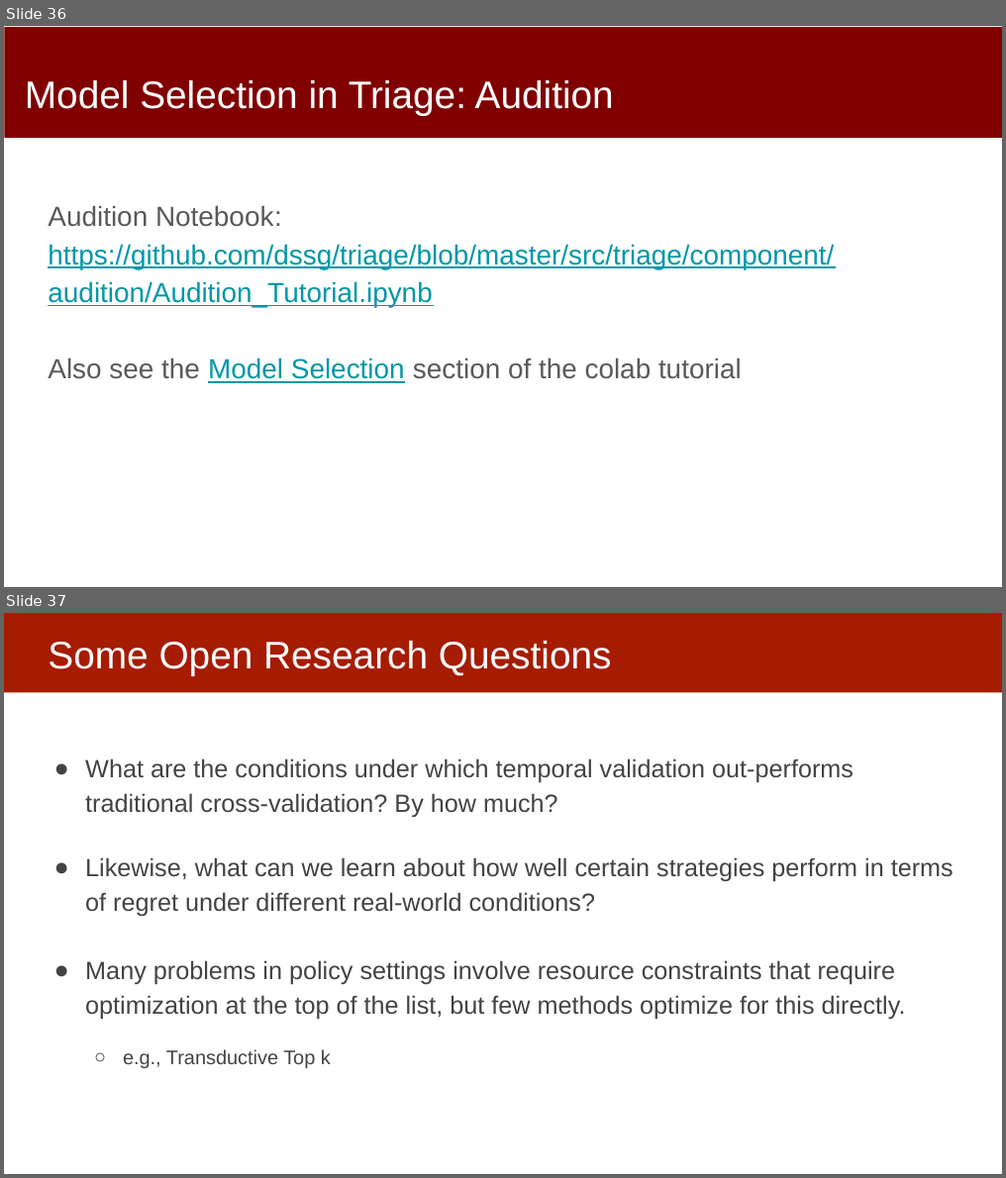
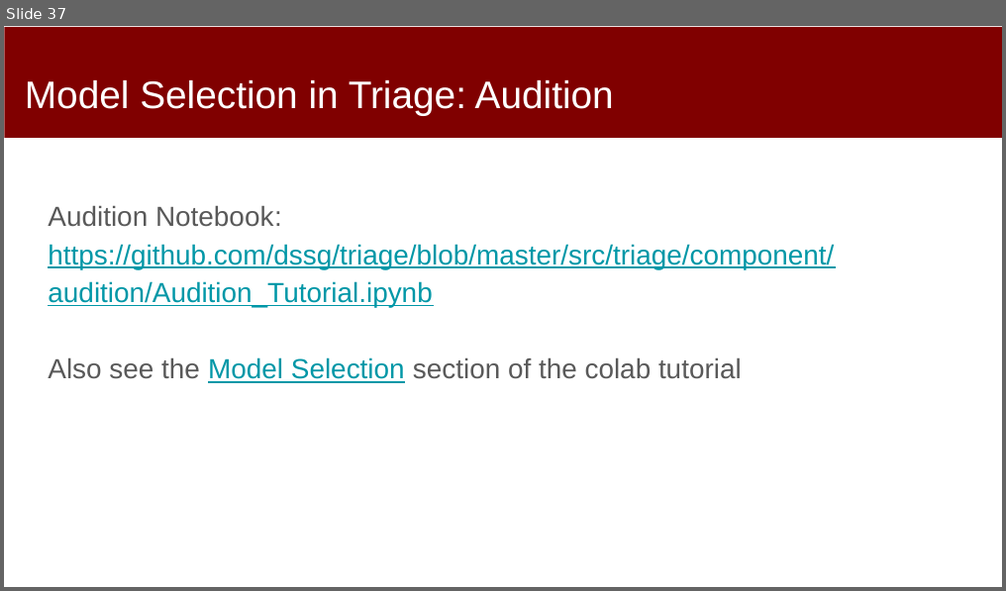
Before and after one commit to dssg/mlforpublicpolicylab, a slide deck: Lectures/15-ml-in-practice-and-model-selection-part-3.pptx. Shown one above the other, each under a label of ours: slides 36 and 37 before the commit, slide 37 after it. The pictures are 1006x1178 and 1006x591 pixels, drawn with LibreOffice and Linux fonts; fonts in the diff are those of the drawing. Boxes give left, top, right and bottom in pixels: in the first picture for what was removed or moved away, otherwise in the second. Text is boxed around its words. In the diff, an @@ line names an element or a change of style, - is before the commit and + after.

```diff
--- a/Lectures/15-ml-in-practice-and-model-selection-part-3.pptx
+++ b/Lectures/15-ml-in-practice-and-model-selection-part-3.pptx
@@ slide 37 removed at [4,613,1002,1174], background #FFFFFF @@
@@ rectangle removed at [4,613,1002,692] @@
@@ title removed at [48,641,612,675] @@
-Some Open Research Questions
@@ text removed at [85,759,953,1068] @@
-● What are the conditions under which temporal validation out-performs traditional cross-validation? By how much?
-● Likewise, what can we learn about how well certain strategies perform in terms of regret under different real-world conditions?
-● Many problems in policy settings involve resource constraints that require optimization at the top of the list, but few methods optimize for this directly.
-  ○ e.g., Transductive Top k
@@ what was slide 36 is now slide 37 @@
```
Also in this commit, not shown: 2 slides changed, 1 slide added, 18 other slides removed.
